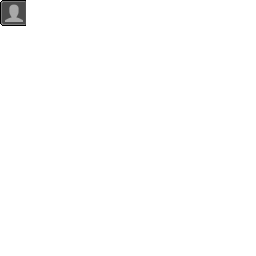
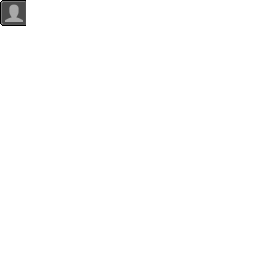
The second 256×256 image is a revision of the first. Changes to its layers:
painted on "guiOwnerInfo.png" over [2, 24, 25, 25]
